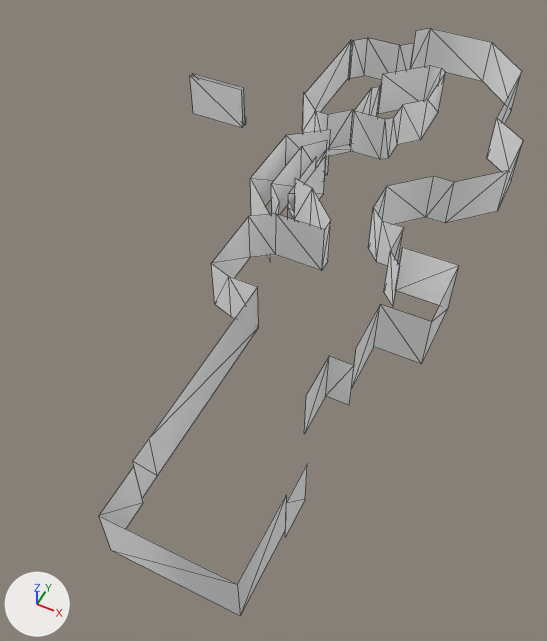
An edit to the glTF model Models/level-6-tree-wall.glb, drawn before and after from the same camera.
The view is the same before and after, from a camera (50 mm lens) standing at (138.0, -344.0, 266.0) and looking at (25.0, -119.0, -16.0). The axes (+X, +Y, +Z) are drawn at lower left. The lights are the same throughout. The older version comes first. Mesh edges are drawn as thin lines. Vertices at exactly the same position are counted once.

Names of what the first picture shows: 'level-6-tree-wall'.
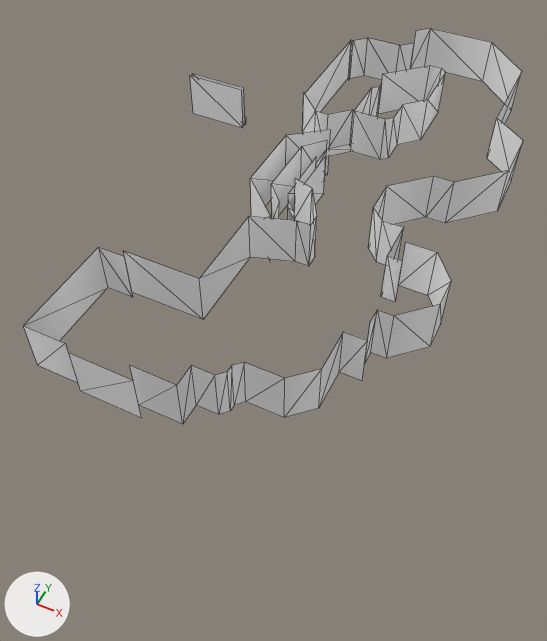
Commit message: working on level 6

Location of each change, (x1, y1, x2, y2) in pixels of the pictures (547 x 641 px; the box of a moved part takes in the faces that stretch with it):
'level-6-tree-wall', reshaped (18% wider, 32% shorter): before (99, 28, 523, 615); after (23, 28, 523, 424)
part 1 of me_level_6_tree_wall, deleted: before (99, 467, 286, 615)
part 2 of me_level_6_tree_wall, reshaped: before (133, 255, 459, 537); after (23, 247, 451, 424)
part 3 of me_level_6_tree_wall, moved or reshaped: before (249, 189, 331, 271); after (249, 191, 317, 266)

Diff of the bpy script that builds the scene:
```diff
--- a/Models/level-6-tree-wall.glb.py
+++ b/Models/level-6-tree-wall.glb.py
@@ me_level_6_tree_wall @@
 # used by ob_level_6_tree_wall; location = (0.0, 0.0, 0.0)
 # verts and faces of me_level_6_tree_wall; kept vertices keep their numbers, new ones are numbered from 173
 # before: 84 (42.0, -102.0, 11.0) at pixel (321, 270), 85 (42.0, -102.0, 37.0) at pixel (324, 229), 88 (42.0, -94.0, 11.0) at pixel (327, 261), 89 (42.0, -94.0, 37.0) at pixel (330, 220), 126 (18.0, -102.0, 11.0) at pixel (275, 254)
 # before: 127 (18.0, -102.0, 37.0) at pixel (276, 213)
-me_level_6_tree_wall.from_pydata(...)  # 173 vertices, 134 faces; spans x -90.0..105.0, y -262.0..98.0, z -6.0..48.0
+me_level_6_tree_wall.from_pydata(...)  # 187 vertices, 148 faces; spans x -90.0..105.0, y -206.0..98.0, z -6.0..48.0
+# me_level_6_tree_wall part 1: the loose piece of 8 vertices spanning x 32.0..84.0, y -262.0..-228.0, z 8.0..33.0 is deleted
+# me_level_6_tree_wall part 2
+# 11 vertices are removed from x 18.0..105.0, y -242.0..-144.0, z 2.0..48.0
+# 14 faces are deleted
+# 7 vertices in x 74.0..84.0, y -189.0..-168.0, z 11.0..48.0 move by (0.0, 14.0, 0.0)
+# 4 vertices in x 74.0..84.0, y -144.0..-102.0, z 11.0..48.0 move by (0.0, -3.0, 0.0)
+# 4 vertices in x 80.0, y -108.0, z 11.0..48.0 move by (0.0, 3.0, 0.0)
+# 8 vertices move from x 7.0..105.0, y -210.0..-108.0, z 2.0..48.0 to x -31.0..94.0, y -206.0..-105.0, z 2.0..48.0
+# 16 vertices are added at x -45.0..105.0, y -206.0..-119.0, z 2.0..22.0
+# 12 new vertices lie (0.0, 0.0, 26.0) away from vertices in x 7.0..105.0, y -206.0..-119.0, z 11.0..22.0
+# 5 new vertices lie (0.0, 0.0, 25.0) away from vertices in x -45.0..-24.0, y -206.0..-154.0, z 2.0..8.0
+# 34 new faces join them
+# me_level_6_tree_wall part 3
+for i in [84, 85, 88, 89]: verts[i] += (-7.0, 0.0, 0.0)
+verts[126] = (28.0, -102.0, 11.0)  # moved, pixel (295, 261)
+verts[127] = (28.0, -102.0, 37.0)  # moved, pixel (296, 220)
 me_level_6_tree_wall.materials.append(mat_defaultmaterial)
```
